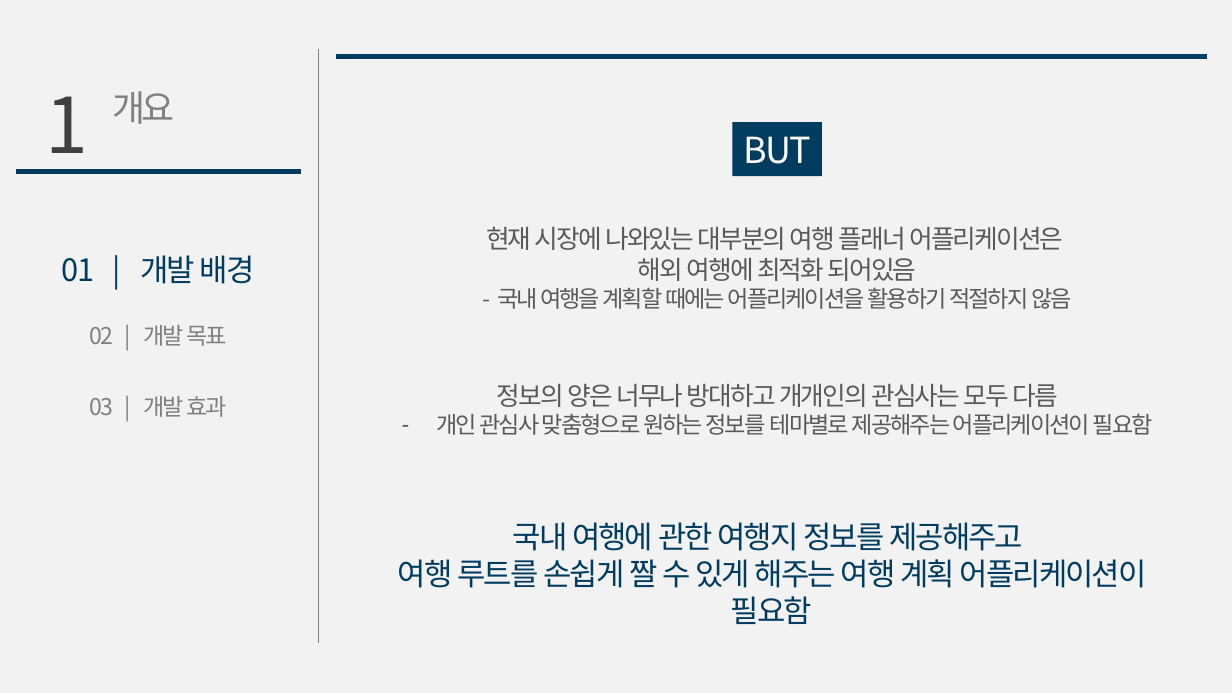
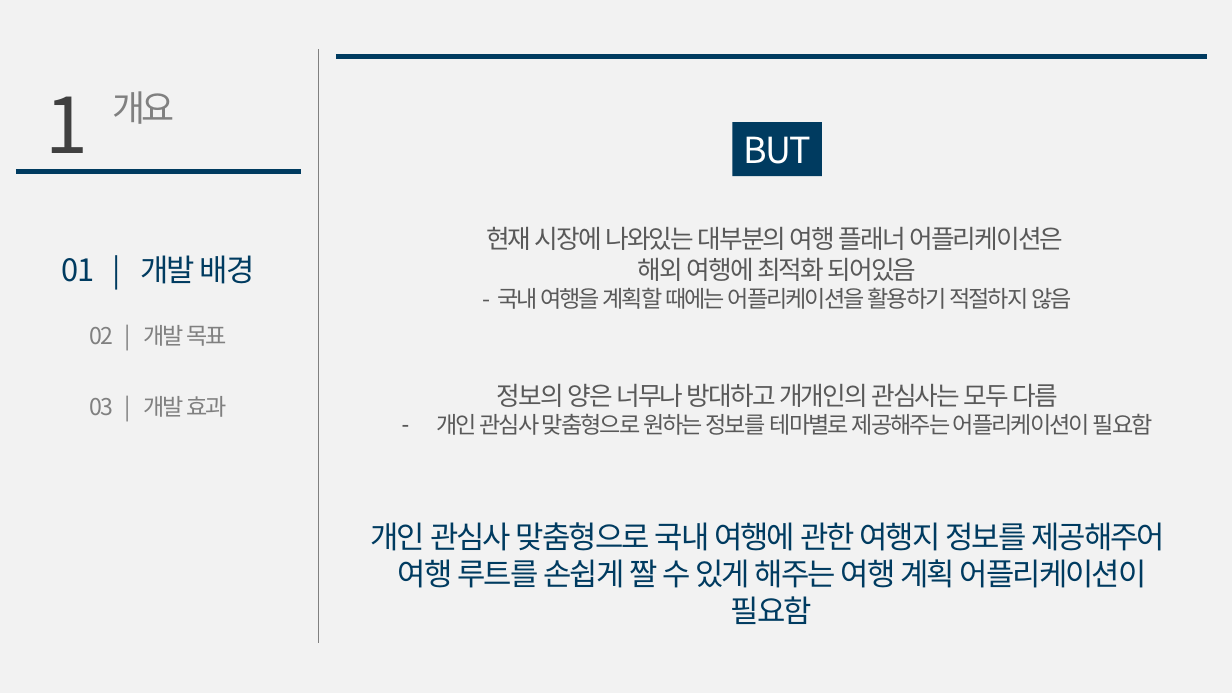
Before and after one commit to gmlrud1211/project, a slide deck: slide 4 of document/제안서.pptx. Drawn at 1232x693 pixels with LibreOffice and Linux fonts; fonts in the diff are those of the drawing. Boxes give left, top, right and bottom in pixels: in the first picture for what was removed or moved away, otherwise in the second. Text is boxed around its words. In the diff, an @@ line names an element or a change of style, - is before the commit and + after.

```diff
--- a/document/제안서.pptx
+++ b/document/제안서.pptx
@@ text at (371,522,1165,551): text changed @@
-국내 여행에 관한 여행지 정보를 제공해주고
+개인 관심사 맞춤형으로 국내 여행에 관한 여행지 정보를 제공해주어
```
Also in this commit, not shown: 1 other slide changed.
